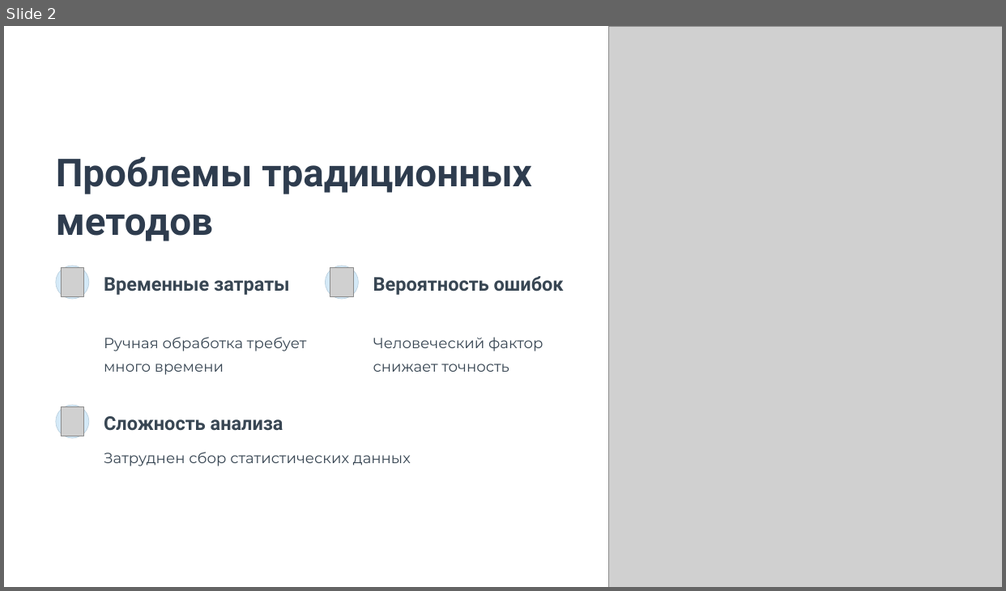
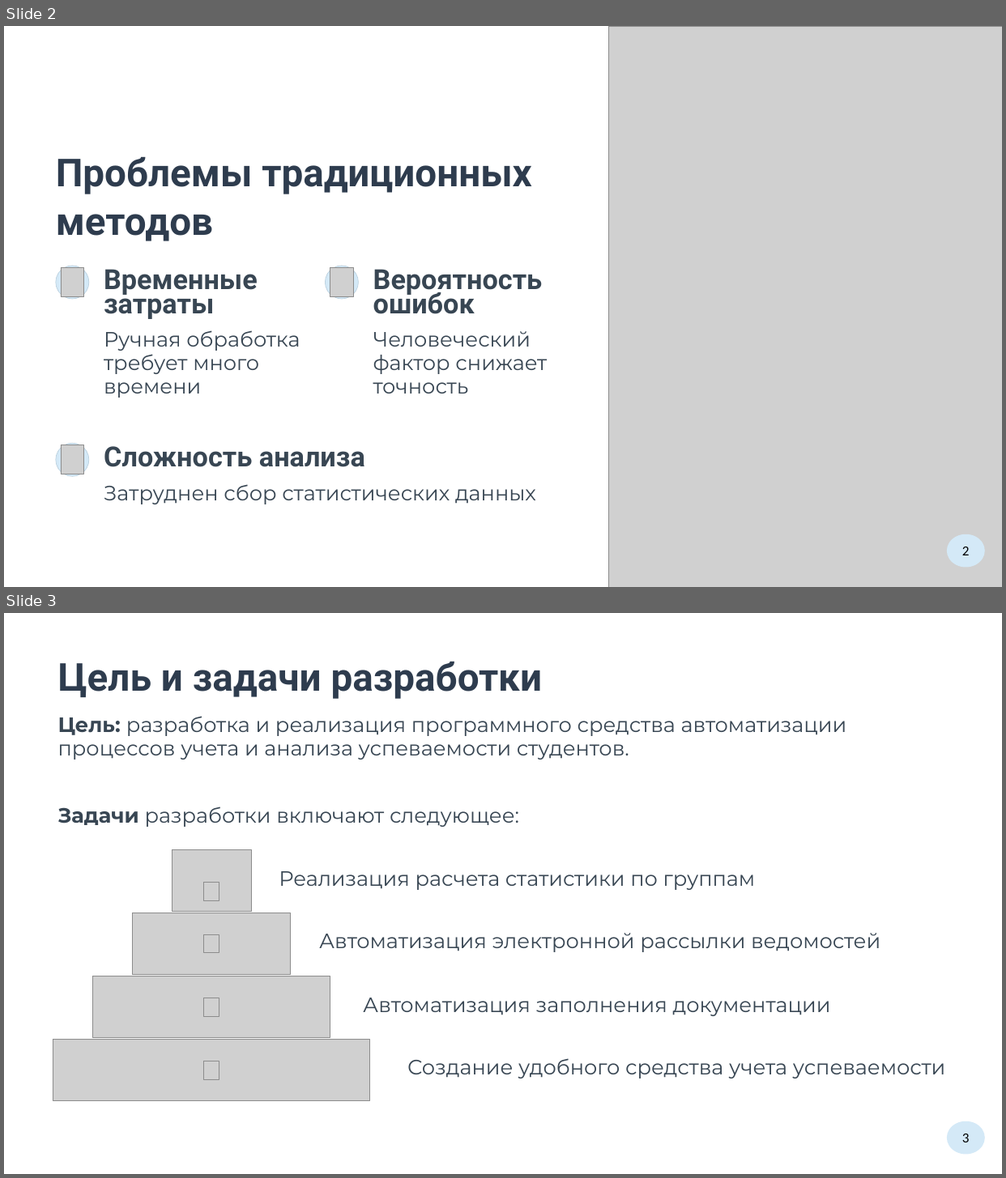
Before and after one commit to dizmortus/PerformanceAccounting, a slide deck: файлы/Высоцкий.pptx. Shown one above the other, each under a label of ours: slide 2 before the commit, slides 2 and 3 after it. The pictures are 1006x591 and 1006x1178 pixels, drawn with LibreOffice and Linux fonts; fonts in the diff are those of the drawing; grey boxes stand for pictures; background and template pictures are left out. Boxes give left, top, right and bottom in pixels: in the first picture for what was removed or moved away, otherwise in the second. Text is boxed around its words. In the diff, an @@ line names an element or a change of style, - is before the commit and + after.

```diff
--- a/файлы/Высоцкий.pptx
+++ b/файлы/Высоцкий.pptx
@@ slide 3 added at <box>4,613,1002,1174</box>, background picture (left out) @@
@@ text added at <box>58,661,542,699</box>, 44.5 pt, text #2E3C4E, bold @@
+Цель и задачи разработки
@@ text added at <box>58,716,847,760</box>, 24 pt, text #384653 @@
+Цель: разработка и реализация программного средства автоматизации
+процессов учета и анализа успеваемости студентов.
@@ text added at <box>58,807,519,827</box>, 24 pt, text #384653 @@
+Задачи разработки включают следующее:
@@ picture added at <box>172,850,251,912</box> @@
@@ text added at <box>279,871,756,890</box>, 24 pt, text #384653 @@
+Реализация расчета статистики по группам
@@ picture added at <box>204,882,219,901</box> @@
@@ picture added at <box>132,913,290,975</box> @@
@@ picture added at <box>204,935,219,953</box> @@
@@ text added at <box>319,933,880,952</box>, 24 pt, text #384653 @@
+Автоматизация электронной рассылки ведомостей
@@ picture added at <box>92,976,330,1037</box> @@
@@ picture added at <box>204,998,219,1016</box> @@
@@ text added at <box>363,998,831,1016</box>, 24 pt, text #384653 @@
+Автоматизация заполнения документации
@@ picture added at <box>53,1040,369,1101</box> @@
@@ picture added at <box>204,1061,219,1080</box> @@
@@ text added at <box>407,1059,946,1079</box>, 24 pt, text #384653 @@
+Создание удобного средства учета успеваемости
@@ ellipse added at <box>947,1122,985,1154</box>, fill #D4E9F7, 16 pt, text #000000 @@
+3
@@ rectangle added at <box>863,1131,995,1167</box>, fill #FFFFFF, outline #FFFFFF 1 pt @@
@@ slide 2 changed as well @@
@@ 2 texts, 1 picture, 1 rounded rectangle: place and size @@
-2 texts, 1 picture, 1 rounded rectangle at <box>56,405,411,467</box>
+2 texts, 1 picture, 1 rounded rectangle at <box>56,443,536,505</box>
@@ size 22 to 32 pt in 3 elements at <box>104,269,258,319</box>, <box>373,269,543,314</box>, <box>104,446,365,467</box> @@
@@ size 17 to 24 pt in 3 elements at <box>104,331,300,398</box>, <box>373,331,547,394</box>, <box>104,484,536,505</box> @@
@@ ellipse added at <box>947,535,985,567</box>, fill #D4E9F7, 16 pt, text #000000 @@
+2
```
Also in this commit, not shown: 6 other slides changed, 2 other slides added, 2 slides removed, 6 other files.
